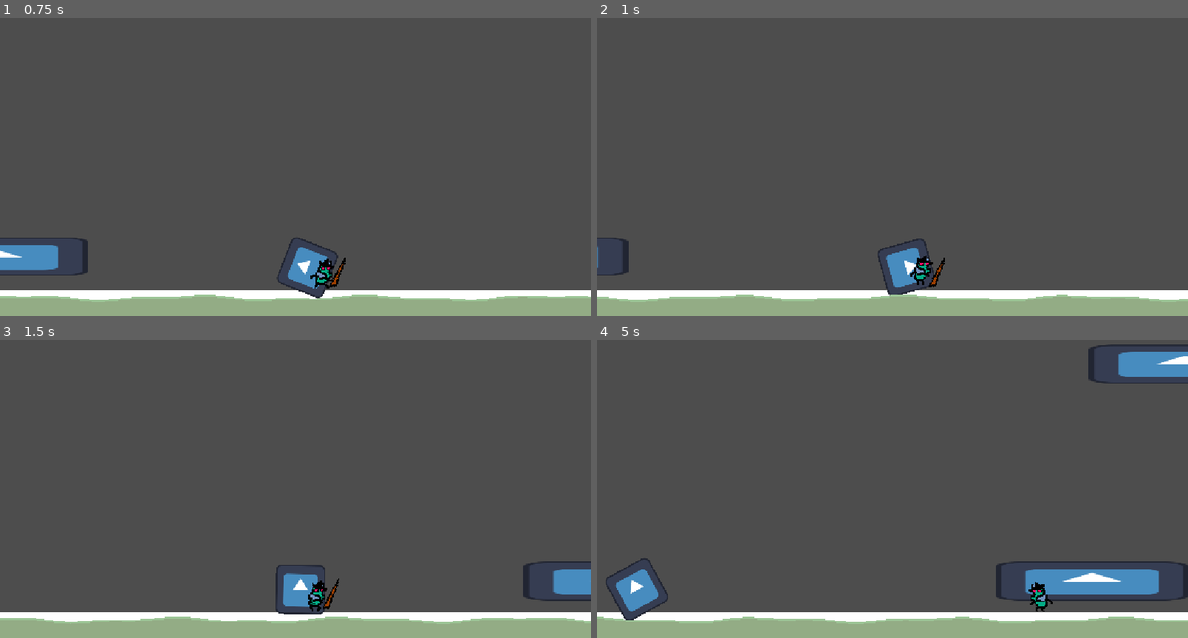
Above: before the commit, frames 1-4 (two rows, left to right).
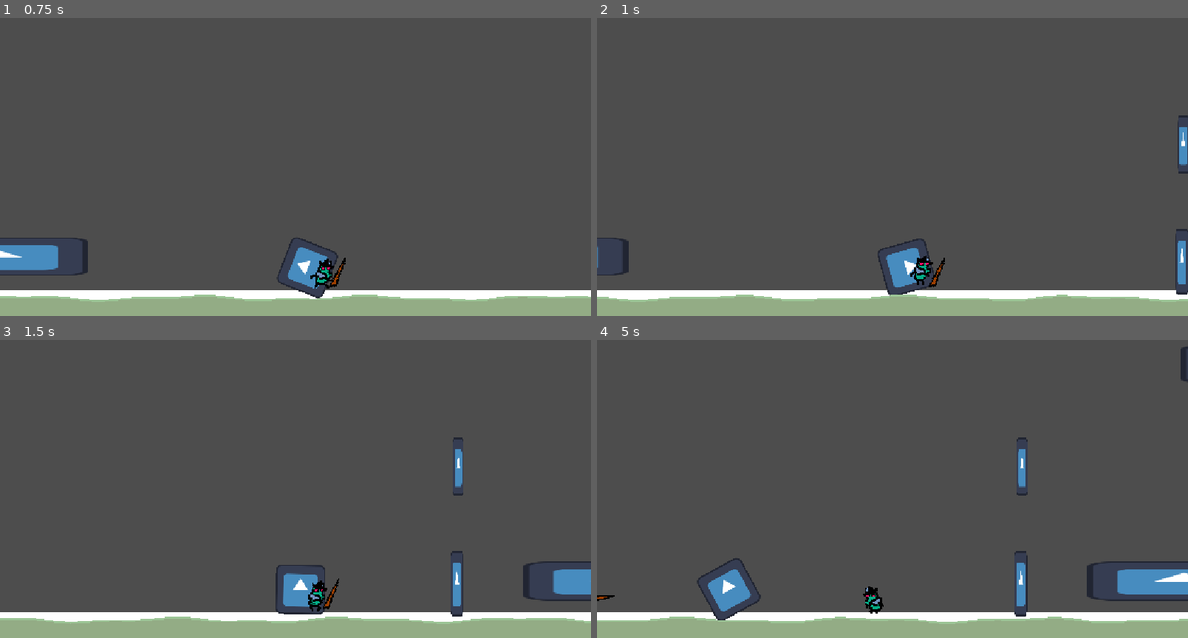
Above: after the commit, the same moments.

Repository: EthanGrane/Jamopithecus
Game: Godot game, scene res://world.tscn
The game is run twice, just before and just after one commit, with the same random seed, the same clock (stepped at 60 frames per second) and the same inputs. This scene is started directly instead of the project's main scene. The engine's default icon, where the game draws it, is replaced by a stand-in: a white triangle on a blue panel in a dark square.
Inputs:
- Up to frame 1 (0.75 s): tap Enter (ui_accept) at 0.5 s; hold D (Right) from 0.53 s (still down); tap Shift (Dash) at 0.6 s
- Up to frame 2 (1 s): keep holding D (Right); tap W (Salto) at 0.77 s
- Up to frame 3 (1.5 s): keep holding D (Right); tap E (Decoy) at 1.35 s
- Up to frame 4 (5 s): tap W (Salto) at 1.52, 3.02, 3.77, 4.52 s; release D (Right) at 2.03 s; hold A (Left) 2.03-2.78 s; tap Space (Lanzar) at 2.1, 4.35 s; hold D (Right) 2.78-4.28 s; tap Shift (Dash) at 2.85 s; hold E (Decoy) 3.53-4.28 s; hold A (Left) from 4.28 s (still down)

Frame 1 is identical in both runs. In frame 2, 0.5% of the frame differs, in the area x 97-100%, y 32-93%; in frame 3, 0.5%; in frame 4, 7.2%, in the area x 0-100%, y 1-96%.

Commit message:
door_created

Diff:
--- /dev/null
+++ b/GAME/Platform/door.gd
@@ -0,0 +1,11 @@
+extends StaticBody2D
+
+
+# Called when the node enters the scene tree for the first time.
+func _ready() -> void:
+	pass
+
+func _on_area_2d_area_entered(area: Area2D) -> void:
+	$Area2D.queue_free()
+	var tween := create_tween()
+	tween.tween_property(self,"position:y",500, 4.0)
--- /dev/null
+++ b/GAME/Platform/door.tscn
@@ -0,0 +1,35 @@
+[gd_scene format=3 uid="uid://du61ija3hdtfw"]
+
+[ext_resource type="Script" uid="uid://bulmqpvfdkw35" path="res://GAME/Platform/door.gd" id="1_kwadb"]
+[ext_resource type="Texture2D" uid="uid://rria5cuqhsaq" path="res://icon.svg" id="2_hlys3"]
+
+[sub_resource type="RectangleShape2D" id="RectangleShape2D_spnxy"]
+size = Vector2(20, 111)
+
+[sub_resource type="RectangleShape2D" id="RectangleShape2D_hreux"]
+size = Vector2(22, 127)
+
+[node name="Door" type="StaticBody2D" unique_id=644828058]
+script = ExtResource("1_kwadb")
+
+[node name="Area2D" type="Area2D" parent="." unique_id=1628519410]
+
+[node name="Sprite2D" type="Sprite2D" parent="Area2D" unique_id=1918063164]
+position = Vector2(415.5, 14.500002)
+scale = Vector2(0.16406259, 0.8828125)
+texture = ExtResource("2_hlys3")
+
+[node name="CollisionShape2D" type="CollisionShape2D" parent="Area2D" unique_id=315554589]
+position = Vector2(415, 15)
+shape = SubResource("RectangleShape2D_spnxy")
+
+[node name="Sprite2D" type="Sprite2D" parent="." unique_id=547792041]
+position = Vector2(413, 242)
+scale = Vector2(0.19140601, 1)
+texture = ExtResource("2_hlys3")
+
+[node name="CollisionShape2D" type="CollisionShape2D" parent="." unique_id=1735117589]
+position = Vector2(413, 241.5)
+shape = SubResource("RectangleShape2D_hreux")
+
+[connection signal="area_entered" from="Area2D" to="." method="_on_area_2d_area_entered"]
--- a/GAME/Scenes/intro_scene.tscn
+++ b/GAME/Scenes/intro_scene.tscn
@@ -2,7 +2,6 @@
 
 [ext_resource type="Script" uid="uid://0jjgxvunwygs" path="res://GAME/Scenes/Intro_scene.gd" id="1_m84vs"]
 [ext_resource type="FontFile" uid="uid://dj3dko4qnyq34" path="res://Extras/DTM-Mono.otf" id="2_h7qg8"]
-
 
 [sub_resource type="LabelSettings" id="LabelSettings_5sv2w"]
 font = ExtResource("2_h7qg8")
@@ -37,6 +36,7 @@
 grow_horizontal = 2
 grow_vertical = 2
 label_settings = SubResource("LabelSettings_5sv2w")
+autowrap_mode = 2
 
 [node name="TextureRect" type="TextureRect" parent="." unique_id=1120860853]
 layout_mode = 1
--- a/world.tscn
+++ b/world.tscn
@@ -4,6 +4,7 @@
 [ext_resource type="PackedScene" uid="uid://k005808lh4vg" path="res://GAME/Player/Player.tscn" id="2_036b0"]
 [ext_resource type="PackedScene" uid="uid://dhqdggwgoh3yy" path="res://GAME/Scenes/Boss_Battle_1.tscn" id="3_dwbse"]
 [ext_resource type="PackedScene" uid="uid://b56rpd4nnfnh0" path="res://GAME/Boss2/boss_2_fight.tscn" id="4_pkg7o"]
+[ext_resource type="PackedScene" uid="uid://du61ija3hdtfw" path="res://GAME/Platform/door.tscn" id="5_036b0"]
 
 [node name="World" type="Node2D" unique_id=2125391229 node_paths=PackedStringArray("the_player")]
 position = Vector2(20, -34)
@@ -16,6 +17,8 @@
 [node name="BossBattle1" parent="." unique_id=1682470945 instance=ExtResource("3_dwbse")]
 position = Vector2(1887, 79)
 
-[node name="Boss_2_fight" parent="." unique_id=947395531 node_paths=PackedStringArray("pipes") instance=ExtResource("4_pkg7o")]
-position = Vector2(4712, 238)
-pipes = [NodePath("Pipe2"), NodePath("Pipe3"), null]
+[node name="Boss_2_fight" parent="." unique_id=947395531 instance=ExtResource("4_pkg7o")]
+position = Vector2(4742, 236)
+
+[node name="Door" parent="." unique_id=644828058 instance=ExtResource("5_036b0")]
+position = Vector2(2745, 378)
Binary file added: GAME/Boss1/Boss_1_2.png
Not shown, added: GAME/Boss1/Boss_1_2.png.import
Binary file added: GAME/Boss1/pipe.png
Not shown, added: GAME/Boss1/pipe.png.import
Not shown, added: GAME/Platform/door.gd.uid
Binary file added: GAME/Player/Sprites/Decoy.png
Not shown, added: GAME/Player/Sprites/Decoy.png.import
